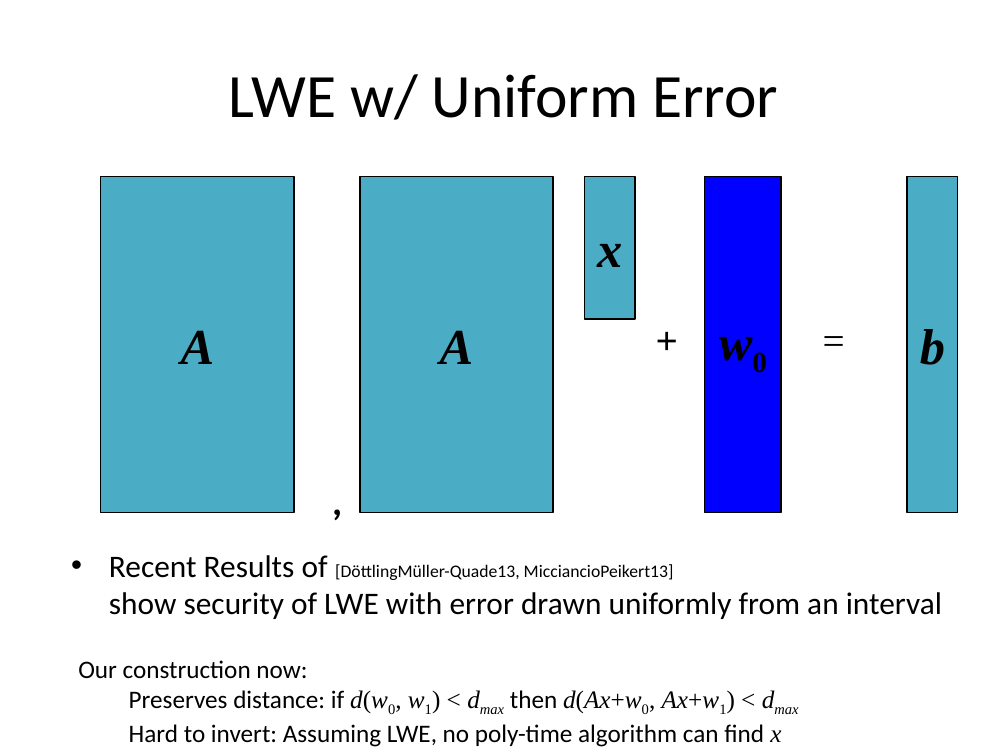
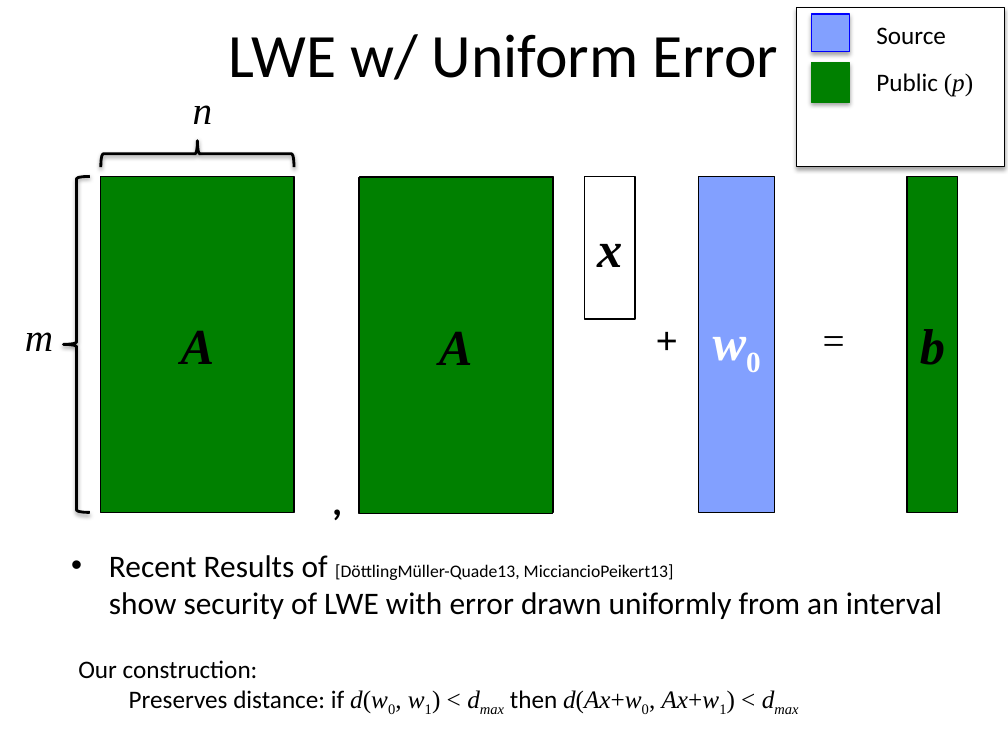
Before and after one commit to xianruimeng/comp-fuzzy-ext, a slide deck: slide 34 of ComputationalFuzzyExtractors.pptx (slide 32 before the commit). Drawn at 1008x756 pixels with LibreOffice and Linux fonts; fonts in the diff are those of the drawing. Boxes give left, top, right and bottom in pixels: in the first picture for what was removed or moved away, otherwise in the second. Text is boxed around its words. In the diff, an @@ line names an element or a change of style, - is before the commit and + after.

```diff
--- a/ComputationalFuzzyExtractors.pptx
+++ b/ComputationalFuzzyExtractors.pptx
@@ title "LWE w/ Uniform Error": place and size @@
-title "LWE w/ Uniform Error" at (229, 74, 778, 120)
+title "LWE w/ Uniform Error" at (229, 34, 778, 80)
@@ rectangle added at (796, 8, 1004, 167), fill #FFFFFF, outline #000000 0.75 pt @@
@@ rectangle added at (811, 14, 850, 52), fill #82A0FF, outline #0000FF 0.75 pt @@
@@ text added at (876, 27, 946, 45), 18 pt, text #000000 @@
+Source
@@ rectangle added at (811, 62, 850, 102), fill #008000, outline #008000 0.75 pt @@
@@ text added at (876, 73, 973, 97), 18 pt, text #000000 @@
+Public (p)
@@ text added at (193, 105, 213, 124), 28 pt, text #000000, italic @@
+n
@@ left brace added at (101, 141, 294, 167), outline #000000 2 pt @@
@@ left brace added at (64, 176, 90, 512), outline #000000 2 pt @@
@@ rectangle "A" at (101, 176, 294, 512): fill #4BACC6 to #008000 @@
@@ rectangle added at (359, 177, 552, 513), fill #008000, outline #000000 1 pt, 36 pt, text #000000, bold, italic @@
+A
@@ rectangle "x" at (585, 176, 635, 320): fill #4BACC6 to none @@
@@ rectangle "w0": place and size @@
-rectangle "w0" at (705, 176, 781, 512)
+rectangle "w0" at (699, 176, 775, 512)
@@ rectangle "w0" at (699, 176, 775, 512): text colour #000000 to #FFFFFF; fill #0000FF to #82A0FF @@
@@ rectangle "b" at (907, 176, 958, 512): fill #4BACC6 to #008000 @@
@@ text added at (25, 332, 53, 351), 28 pt, text #000000, italic @@
+m
@@ text at (78, 660, 258, 679): text changed @@
-Our construction now:
+Our construction:
@@ text at (129, 724, 781, 747): paragraph removed @@
-  Hard to invert: Assuming LWE, no poly-time algorithm can find x
```
Also in this commit, not shown: 33 other slides changed, 4 slides added, 2 slides removed, 1 other file.
